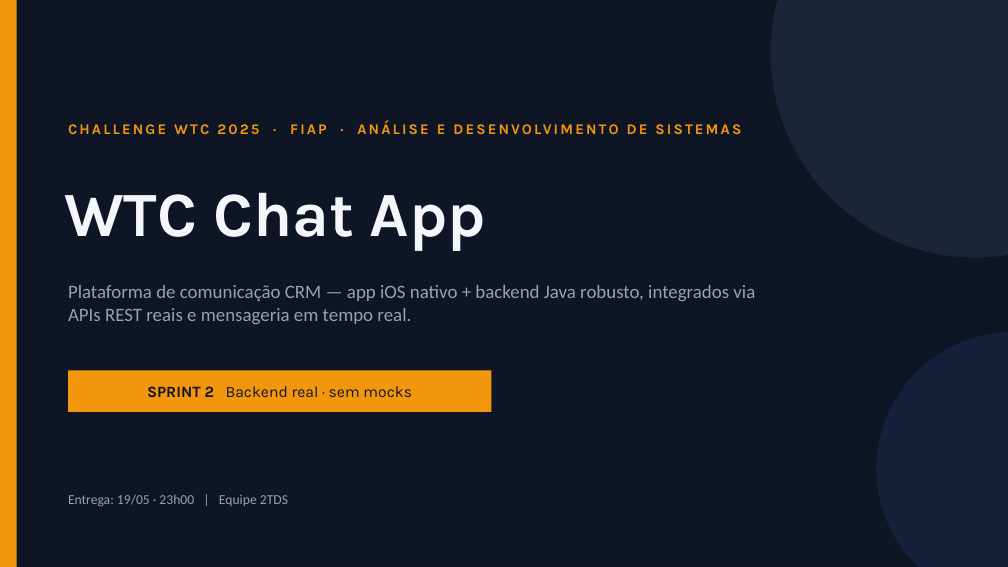
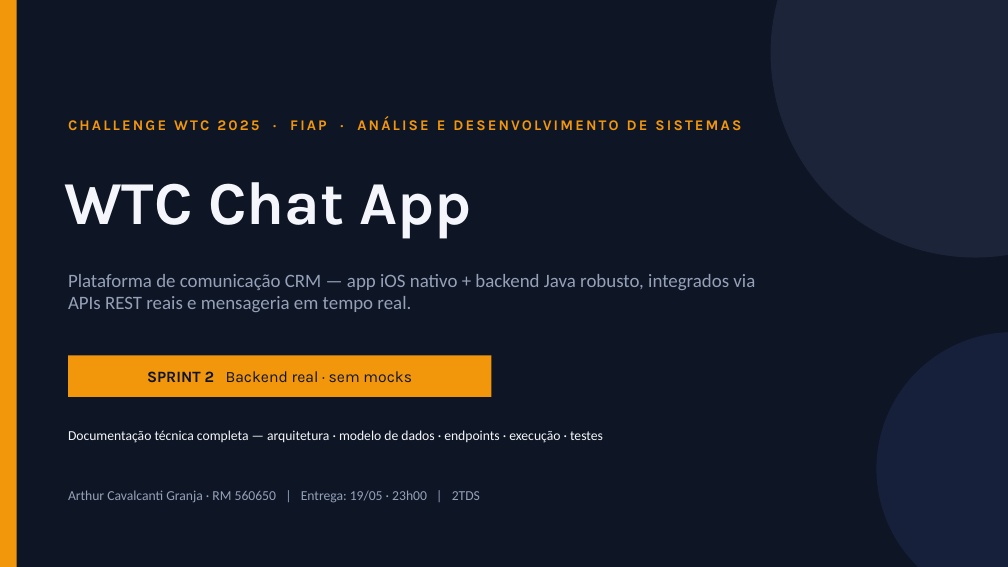
Before and after one commit to artcgranja/Challenge-WTC, a slide deck: slide 1 of Documentation/WTC-Challenge-Sprint2-Apresentacao.pptx. Drawn at 1008x567 pixels with LibreOffice and Linux fonts; fonts in the diff are those of the drawing. Boxes give left, top, right and bottom in pixels: in the first picture for what was removed or moved away, otherwise in the second. Text is boxed around its words. In the diff, an @@ line names an element or a change of style, - is before the commit and + after.

```diff
--- a/Documentation/WTC-Challenge-Sprint2-Apresentacao.pptx
+++ b/Documentation/WTC-Challenge-Sprint2-Apresentacao.pptx
@@ text "CHALLENGE WTC 2025 · FIAP ...": place and size @@
-text "CHALLENGE WTC 2025 · FIAP ..." at <box>122,124,131,134</box>
+text "CHALLENGE WTC 2025 · FIAP ..." at <box>122,120,131,130</box>
@@ text "WTC Chat App": place and size @@
-text "WTC Chat App" at <box>64,192,486,251</box>
+text "WTC Chat App" at <box>64,182,472,239</box>
@@ text "WTC Chat App" at <box>64,182,472,239</box>: size 60 to 58 pt @@
@@ text "Plataforma de comunicação CRM — ...": place and size @@
-text "Plataforma de comunicação CRM — ..." at <box>68,285,755,324</box>
+text "Plataforma de comunicação CRM — ..." at <box>68,274,755,312</box>
@@ rectangle "SPRINT 2 Backend real · ...": place and size @@
-rectangle "SPRINT 2 Backend real · ..." at <box>68,371,492,412</box>
+rectangle "SPRINT 2 Backend real · ..." at <box>68,355,492,397</box>
@@ text added at <box>68,430,603,443</box>, 13 pt, text #F4F6FB @@
+Documentação técnica completa — arquitetura · modelo de dados · endpoints · execução · testes
@@ text at <box>68,490,480,503</box>: text changed @@
-Entrega: 19/05 · 23h00 | Equipe 2TDS
+Arthur Cavalcanti Granja · RM 560650 | Entrega: 19/05 · 23h00 | 2TDS
```
Also in this commit, not shown: 6 other slides changed, 17 slides added, 4 slides removed, 2 other files.
